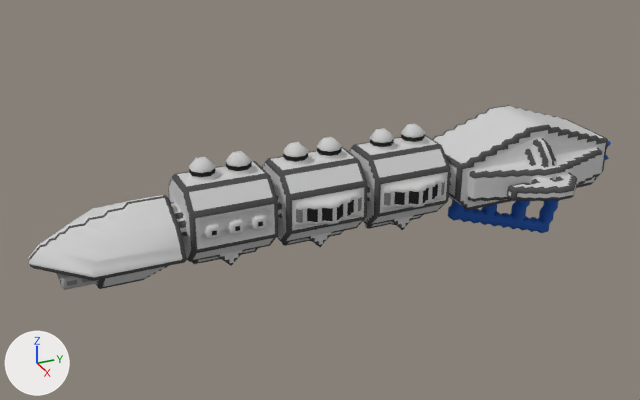
The OBJ model src/jsMain/resources/meshes/diadochi-4-scylla-class.obj, before and after one commit.
Camera for both pictures: a 50 mm lens placed at (165.3, -81.2, 103.3), pointed at (-3.2, -5.3, 19.0). Lighting does not change. The marker at lower left points along +X, +Y and +Z. Where no turn or scale is listed for an object, it has been applied to the vertices.

Objects in the first picture: 'diadochi-4-scylla-class'.
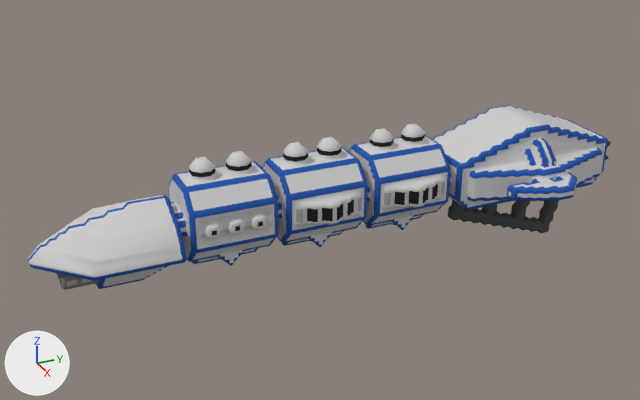
The newer file is also turned or shifted as a whole; pictures and numbers use the older file's frame.

The change in detail:
me_diadochi_4_scylla_class is used by ob_diadochi_4_scylla_class; location (0.0, 0.0, 0.0).
me_diadochi_4_scylla_class had 5038 vertices, 9481 faces and spanned x -21.5..21.5, y -70.0..70.0, z -0.1..34.9.
me_diadochi_4_scylla_class now has 5037 vertices, 9475 faces and spans x -21.5..21.5, y -70.0..70.0, z -0.1..34.9.
me_diadochi_4_scylla_class part 1: 4342 kept faces spanning x -21.5..21.5, y -70.0..70.0, z -0.1..32.9 get new texture (UV) coordinates.

What differs and where, as boxes [x1, y1, x2, y2] in the pictures (640 x 400 px):
part 1 of me_diadochi_4_scylla_class, surface changed (grey to blue): [29, 105, 611, 290] in both
